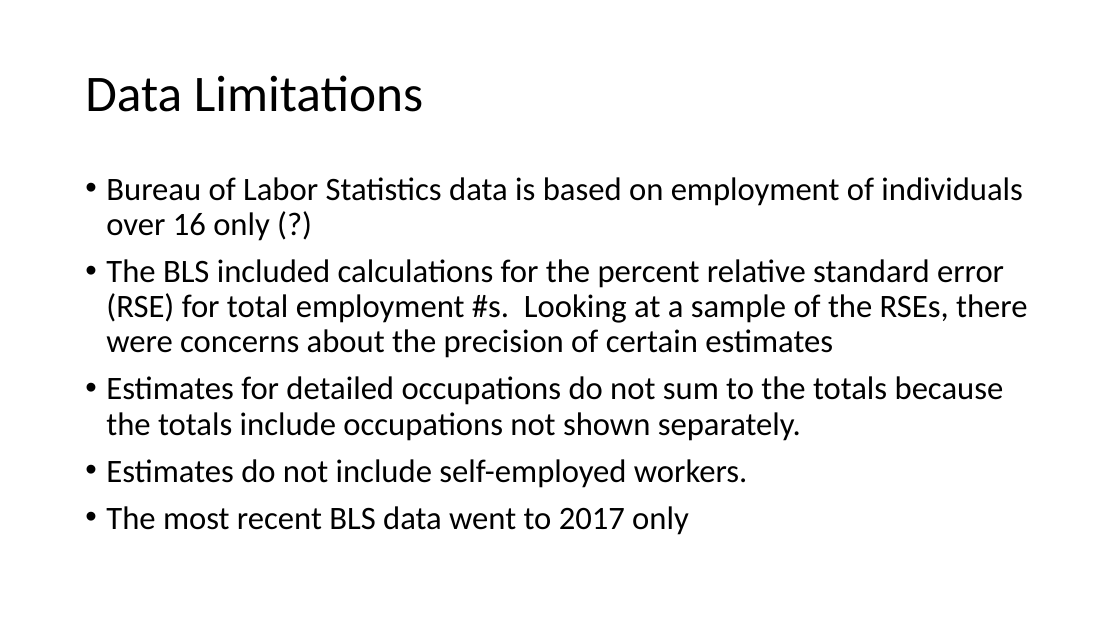
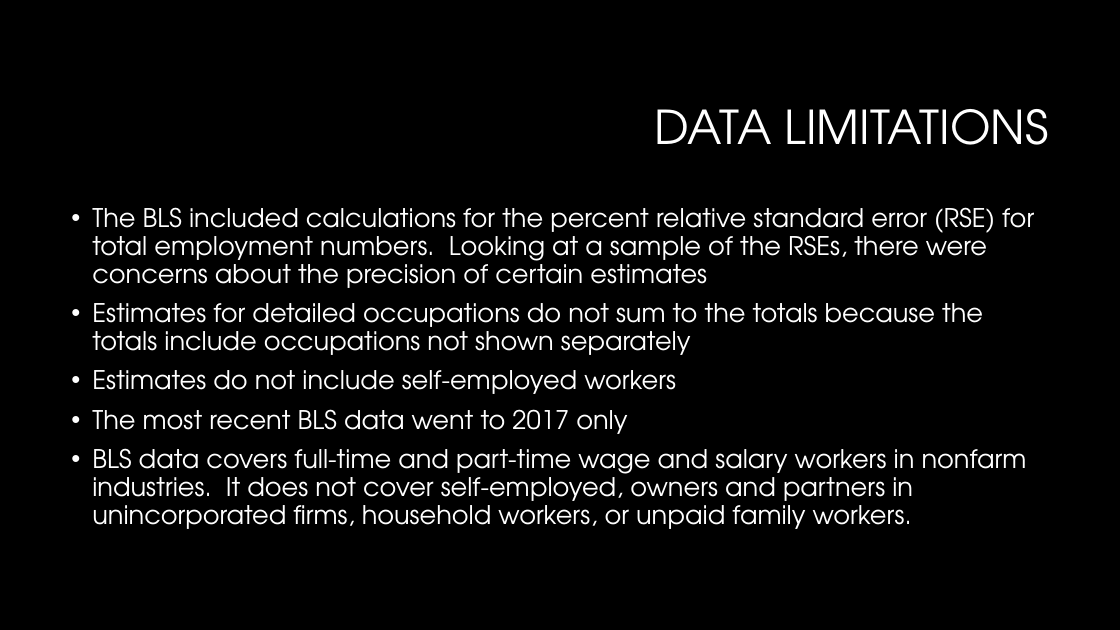
Before and after one commit to WCW789/Project1, a slide deck: slide 12 of Group_5_Presentation.pptx. Drawn at 1120x630 pixels with LibreOffice and Linux fonts; fonts in the diff are those of the drawing; background and template pictures are left out. Boxes give left, top, right and bottom in pixels: in the first picture for what was removed or moved away, otherwise in the second. Text is boxed around its words. In the diff, an @@ line names an element or a change of style, - is before the commit and + after.

Commit message:
pptx update

```diff
--- a/Group_5_Presentation.pptx
+++ b/Group_5_Presentation.pptx
@@ background #FFFFFF to #000000 @@
@@ title at box(655, 109, 1049, 145): text changed; size 44 to 40 pt; font Calibri to TeX Gyre Adventor; text colour #000000 to #FFFFFF @@
-Data Limitations
+DATA LIMITATIONS
@@ text "The BLS included calculations for ...": place and size @@
-text "The BLS included calculations for ..." at box(106, 177, 1027, 535)
+text "The BLS included calculations for ..." at box(92, 207, 1034, 529)
@@ text at box(92, 207, 1034, 394): text changed; size 28 to 22 pt; font Calibri to TeX Gyre Adventor; text colour #000000 to #FFFFFF @@
-• Bureau of Labor Statistics data is based on employment of individuals over 16 only (?)
-• The BLS included calculations for the percent relative standard error (RSE) for total employment #s. Looking at a sample of the RSEs, there were concerns about the precision of certain estimates
-• Estimates for detailed occupations do not sum to the totals because the totals include occupations not shown separately.
-• Estimates do not include self-employed workers.
+• The BLS included calculations for the percent relative standard error (RSE) for total employment numbers. Looking at a sample of the RSEs, there were concerns about the precision of certain estimates
+• Estimates for detailed occupations do not sum to the totals because the totals include occupations not shown separately
+• Estimates do not include self-employed workers
@@ text at box(92, 409, 627, 434): size 28 to 22 pt, font Calibri to TeX Gyre Adventor, text colour #000000 to #FFFFFF in "The most recent BLS data went to ..." @@
@@ text at box(92, 448, 1027, 529): paragraph added @@
+• BLS data covers full-time and part-time wage and salary workers in nonfarm industries. It does not cover self-employed, owners and partners in unincorporated firms, household workers, or unpaid family workers.
```
Also in this commit, not shown: 11 other slides changed, 2 slides added, 2 slides removed.
